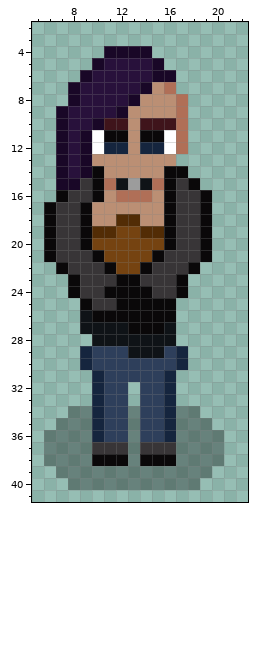
Pixel-art sprite: art/characters/Sidechick_shoot_down1.png. The picture above is the old version.
The file is 27x42 pixels. Colours within 5 levels of each other are drawn and written as one. Shown: x 5..22, y 2..41.
Once edited:
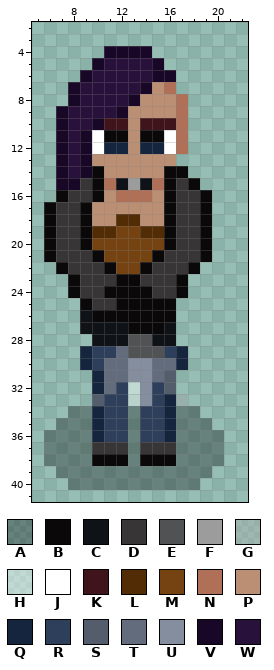
Palette (. is transparent): A #00000050  B #0a0809  C #0f1317  D #383537  E #505254  F #9c9c9c  G #adadad69  H #ffffff69  J #ffffff  K #3f141b  L #522c05  M #754311  N #b06f57  P #bb8f74  Q #15253e  R #2e3f5b  S #535d6b  T #626c7c  U #848e9e  V #190727  W #28113b
Log entry: Sidechick shoots down with the decal (I forgot it this time)
Diff:
y 28: x 13..14 CC -> EE
y 29: x 12..15 RCCC -> TEEE
y 30: x 11..16 RRRRRR -> TTUUTT
y 31: x 11..16 RRRRRQ -> TTUUTS
y 32: x 11 R -> T; x 13..14 .R -> HU; x 16 Q -> S
y 33: x 10 Q -> S; x 13..14 .R -> HU; x 17 . -> G
